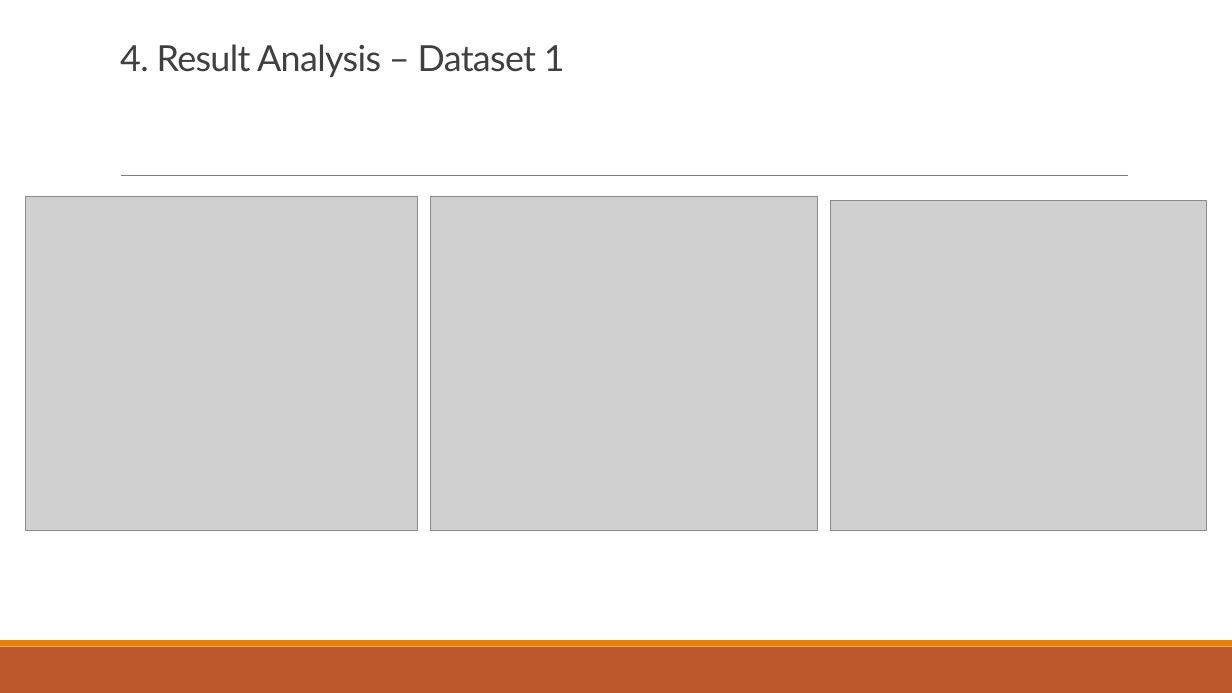
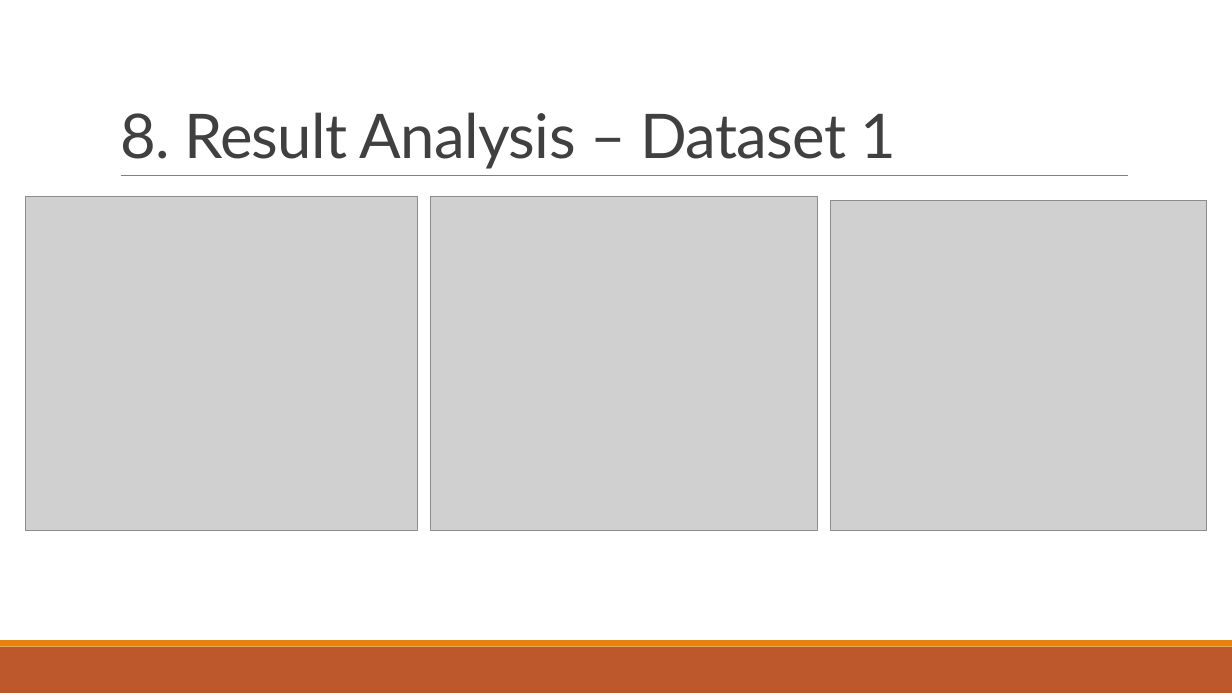
Before and after one commit to akay6483/mmml-ecommerce, a slide deck: slide 5 of docs/23CSE301_A8.pptx. Drawn at 1232x693 pixels with LibreOffice and Linux fonts; fonts in the diff are those of the drawing; grey boxes stand for pictures; background and template pictures are left out. Boxes give left, top, right and bottom in pixels: in the first picture for what was removed or moved away, otherwise in the second. Text is boxed around its words. In the diff, an @@ line names an element or a change of style, - is before the commit and + after.

```diff
--- a/docs/23CSE301_A8.pptx
+++ b/docs/23CSE301_A8.pptx
@@ title at [120,112,897,169]: text changed; size 28 to 48 pt @@
-4. Result Analysis – Dataset 1
+8. Result Analysis – Dataset 1
```
Also in this commit, not shown: 1 other slide changed, 2 other files.
